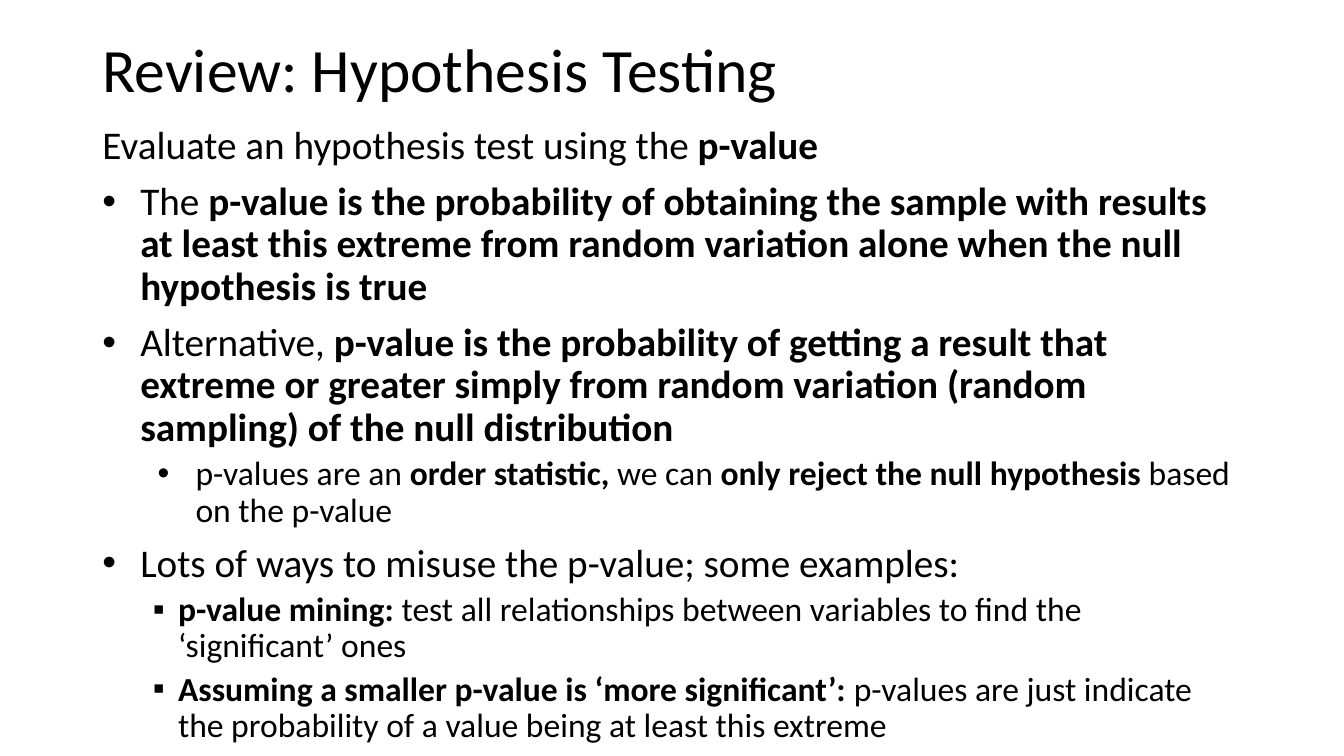
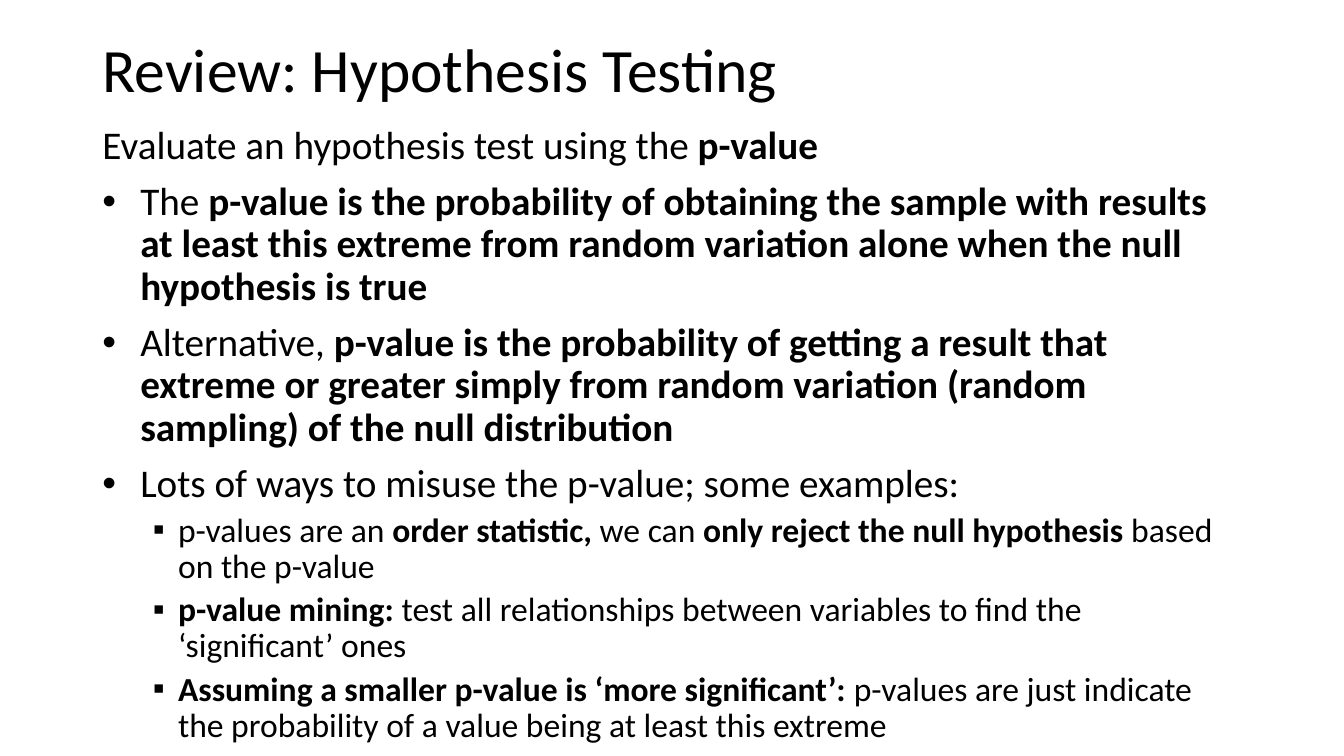
Before and after one commit to StephenElston/CSCI-E-108, a slide deck: slide 44 of slides/1_Introduction.pptx (slide 42 before the commit). Drawn at 1344x756 pixels with LibreOffice and Linux fonts; fonts in the diff are those of the drawing. Boxes give left, top, right and bottom in pixels: in the first picture for what was removed or moved away, otherwise in the second. Text is boxed around its words. In the diff, an @@ line names an element or a change of style, - is before the commit and + after.

```diff
--- a/slides/1_Introduction.pptx
+++ b/slides/1_Introduction.pptx
@@ text at bbox=[140, 469, 959, 504]: paragraph added @@
+• Lots of ways to misuse the p-value; some examples:
@@ text at bbox=[178, 518, 1212, 584]: bullet • to ▪ @@
@@ text at bbox=[140, 549, 959, 584]: paragraph removed @@
-• Lots of ways to misuse the p-value; some examples:
```
Also in this commit, not shown: 10 other slides changed, 2 slides added.
